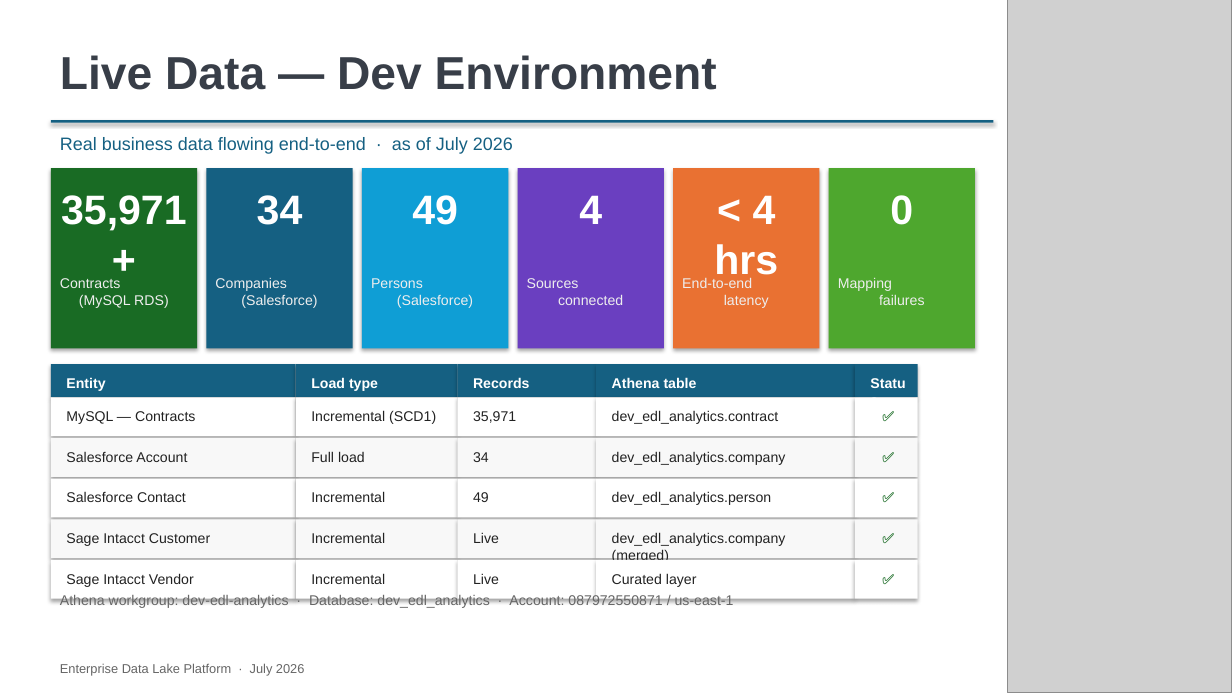
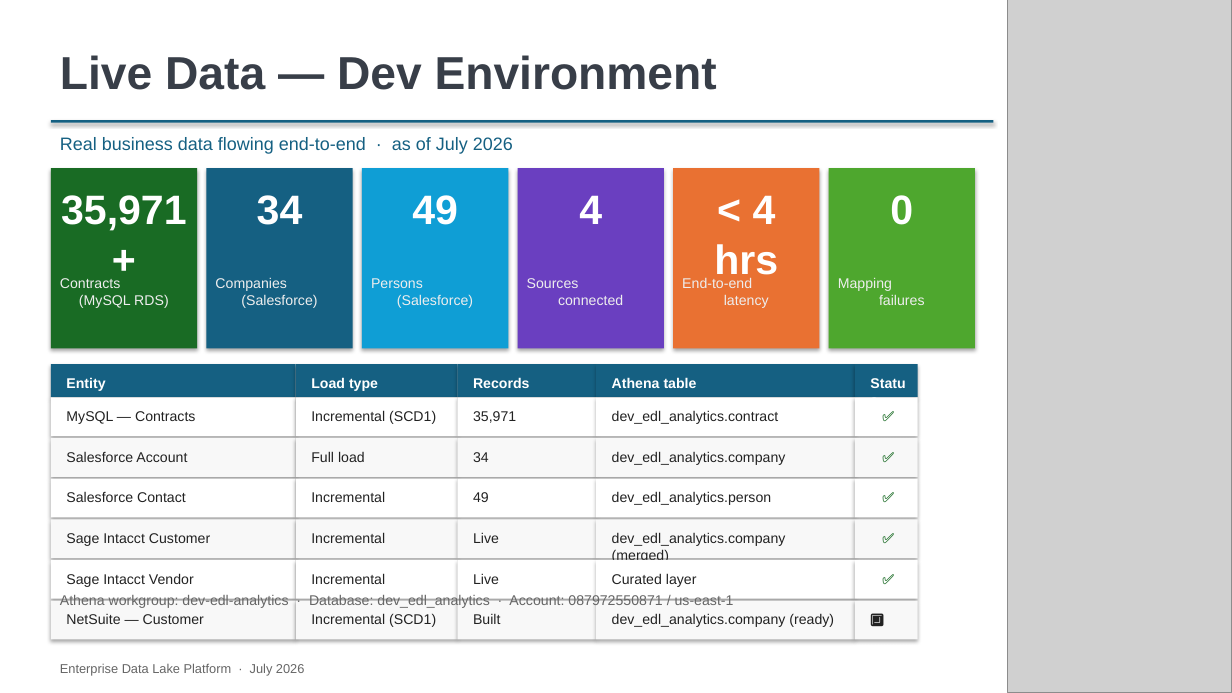
Before and after one commit to deepnarayan-sierradev/DataLake, a slide deck: slide 13 of Enterprise_Data_Lake_Platform_v2.pptx. Drawn at 1232x693 pixels with LibreOffice and Linux fonts; fonts in the diff are those of the drawing; grey boxes stand for pictures. Boxes give left, top, right and bottom in pixels: in the first picture for what was removed or moved away, otherwise in the second. Text is boxed around its words. In the diff, an @@ line names an element or a change of style, - is before the commit and + after.

```diff
--- a/Enterprise_Data_Lake_Platform_v2.pptx
+++ b/Enterprise_Data_Lake_Platform_v2.pptx
@@ rectangle added at [51,601,296,640], fill #F8F8F8 @@
@@ text added at [66,614,204,624], 11 pt, text #222222 @@
+NetSuite — Customer
@@ rectangle added at [296,601,457,640], fill #F8F8F8 @@
@@ text added at [311,613,436,627], 11 pt, text #222222 @@
+Incremental (SCD1)
@@ rectangle added at [457,601,596,640], fill #F8F8F8 @@
@@ text added at [473,614,500,624], 11 pt, text #222222 @@
+Built
@@ rectangle added at [596,601,855,640], fill #F8F8F8 @@
@@ text added at [612,613,834,627], 11 pt, text #222222 @@
+dev_edl_analytics.company (ready)
@@ rectangle added at [855,601,918,640], fill #F8F8F8 @@
@@ text added at [861,606,915,638], 11 pt, text #222222 @@
+🔲
```
Also in this commit, not shown: 8 other slides changed, 1 other file.
